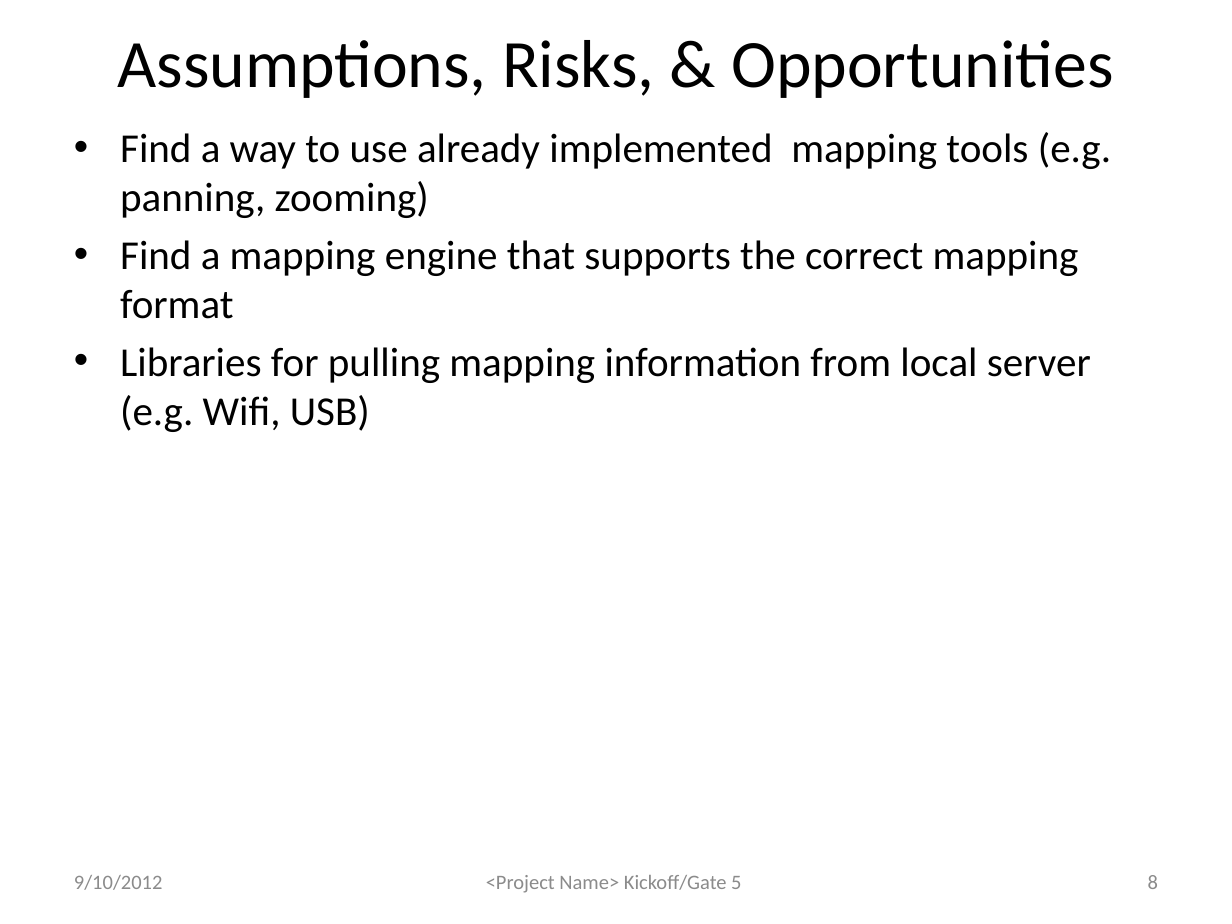
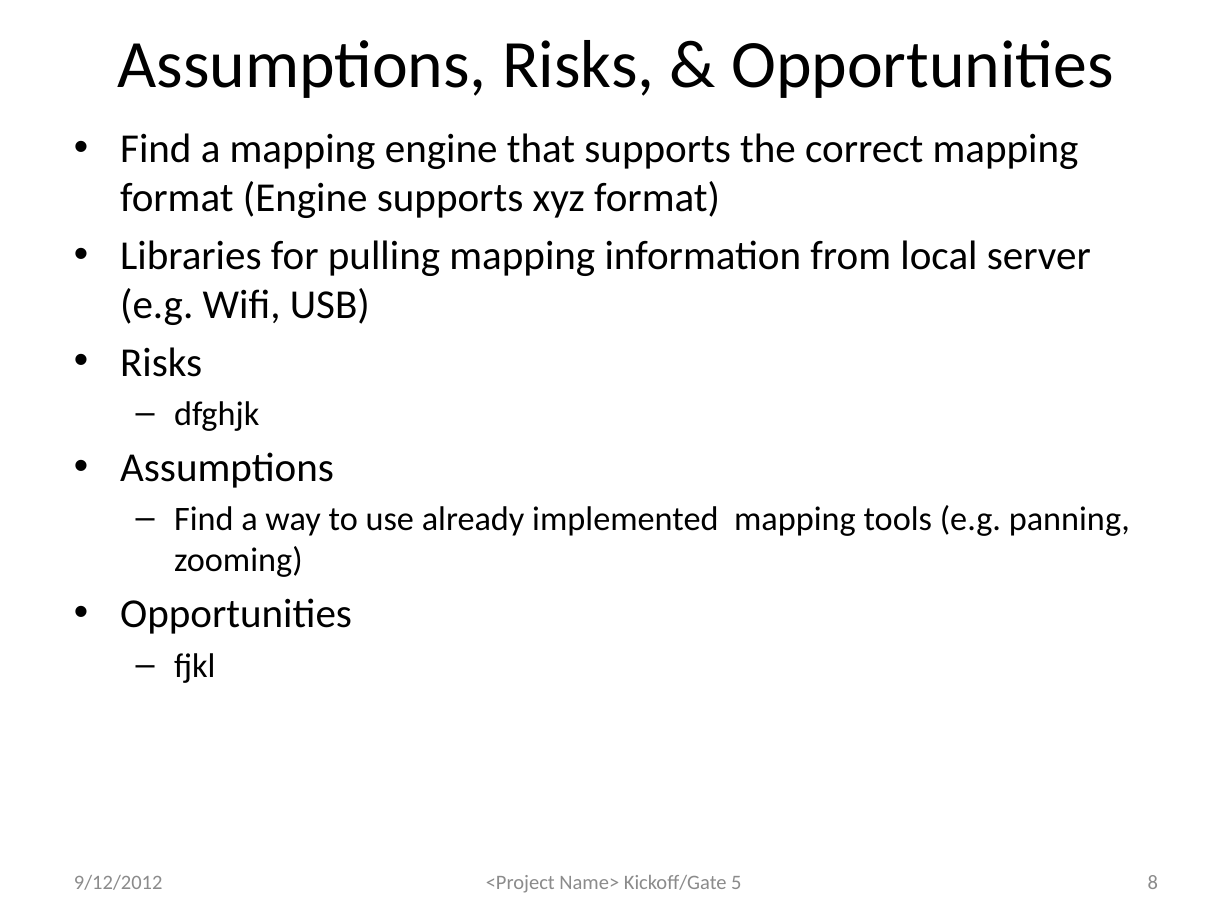
Before and after one commit to atniptw/Senior-Project, a slide deck: slide 8 of Documents/PowerPoints/Senior Design Project - Gate 5 1.0.pptx. Drawn at 1232x924 pixels with LibreOffice and Linux fonts; fonts in the diff are those of the drawing. Boxes give left, top, right and bottom in pixels: in the first picture for what was removed or moved away, otherwise in the second. Text is boxed around its words. In the diff, an @@ line names an element or a change of style, - is before the commit and + after.

```diff
--- a/Documents/PowerPoints/Senior Design Project - Gate 5 1.0.pptx
+++ b/Documents/PowerPoints/Senior Design Project - Gate 5 1.0.pptx
@@ text at (120, 133, 1091, 488): paragraphs added @@
+• Find a mapping engine that supports the correct mapping format (Engine supports xyz format)
+• Libraries for pulling mapping information from local server (e.g. Wifi, USB)
+• Risks
+  – dfghjk
+• Assumptions
@@ text at (174, 505, 1130, 577): size 24 to 20 pt in "Find a way to use already implemented ..."; bullet • to –; list level 1 to 2 in "Find a way to use ..." @@
@@ text at (120, 598, 352, 683): text changed @@
-• Find a mapping engine that supports the correct mapping format
-• Libraries for pulling mapping information from local server (e.g. Wifi, USB)
+• Opportunities
+  – fjkl
@@ text at (74, 875, 163, 890): text changed @@
-9/10/2012
+9/12/2012
```
Also in this commit, not shown: 9 other slides changed, 11 other files.
